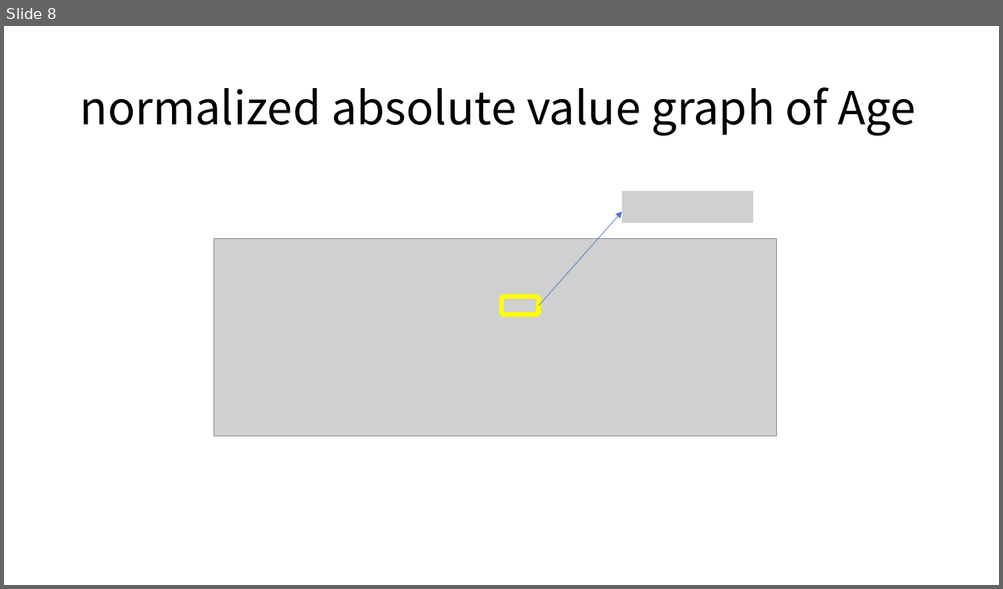
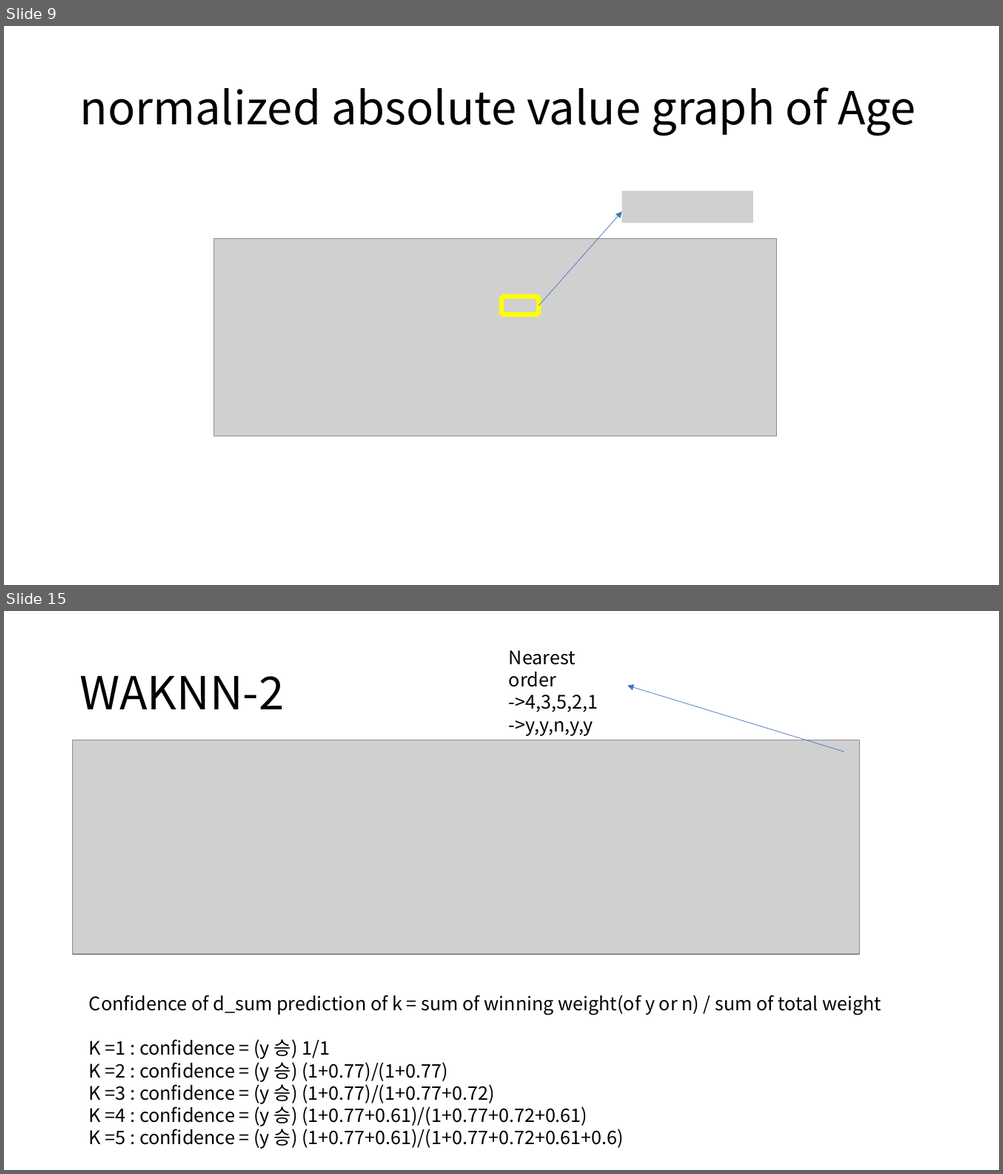
Before and after one commit to gudrb/machine_learning_class, a slide deck: IBL ppt.pptx. Shown one above the other, each under a label of ours: slide 8 before the commit, slides 9 and 15 after it; the slides between them are not shown. The pictures are 1003x589 and 1003x1174 pixels, drawn with LibreOffice and Linux fonts; fonts in the diff are those of the drawing; grey boxes stand for pictures. Boxes give left, top, right and bottom in pixels: in the first picture for what was removed or moved away, otherwise in the second. Text is boxed around its words. In the diff, an @@ line names an element or a change of style, - is before the commit and + after.

```diff
--- a/IBL ppt.pptx
+++ b/IBL ppt.pptx
@@ slide 15 added at <box>4,611,999,1170</box>, background #FFFFFF @@
@@ text added at <box>509,650,598,736</box>, 18 pt, text #000000 @@
+Nearest order
+->4,3,5,2,1
+->y,y,n,y,y
@@ title added at <box>79,676,284,709</box>, 44 pt, text #000000 @@
+WAKNN-2
@@ arrow added from (844, 752) to (627, 686), #4472C4 0.5 pt @@
@@ picture added at <box>73,740,859,954</box> @@
@@ text added at <box>89,995,881,1149</box>, 18 pt, text #000000 @@
+Confidence of d_sum prediction of k = sum of winning weight(of y or n) / sum of total weight
+K =1 : confidence = (y 승) 1/1
+K =2 : confidence = (y 승) (1+0.77)/(1+0.77)
+K =3 : confidence = (y 승) (1+0.77)/(1+0.77+0.72)
+K =4 : confidence = (y 승) (1+0.77+0.61)/(1+0.77+0.72+0.61)
+K =5 : confidence = (y 승) (1+0.77+0.61)/(1+0.77+0.72+0.61+0.6)
@@ what was slide 8 is now slide 9 @@
```
Also in this commit, not shown: 5 slides changed, 6 other slides added.
